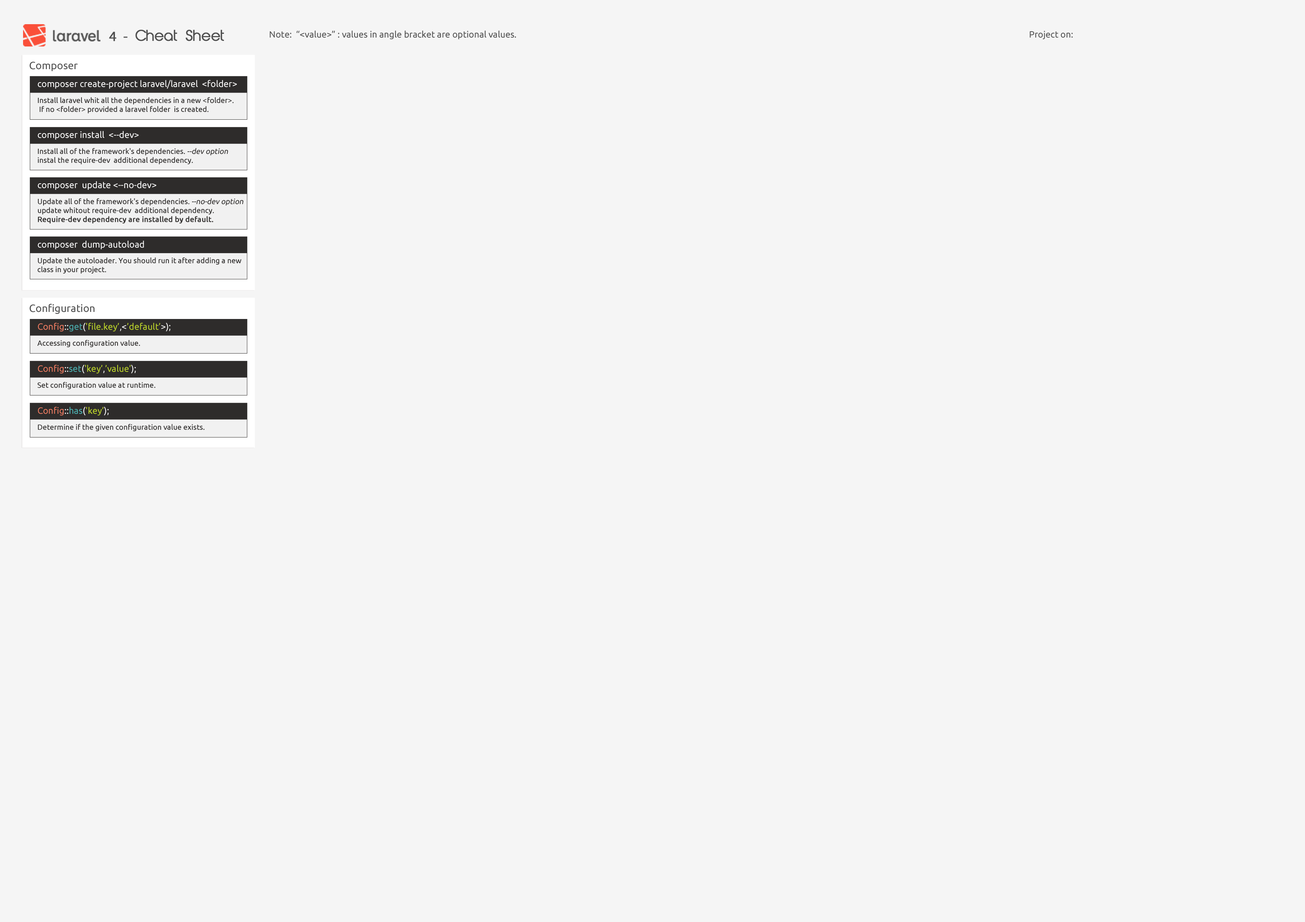
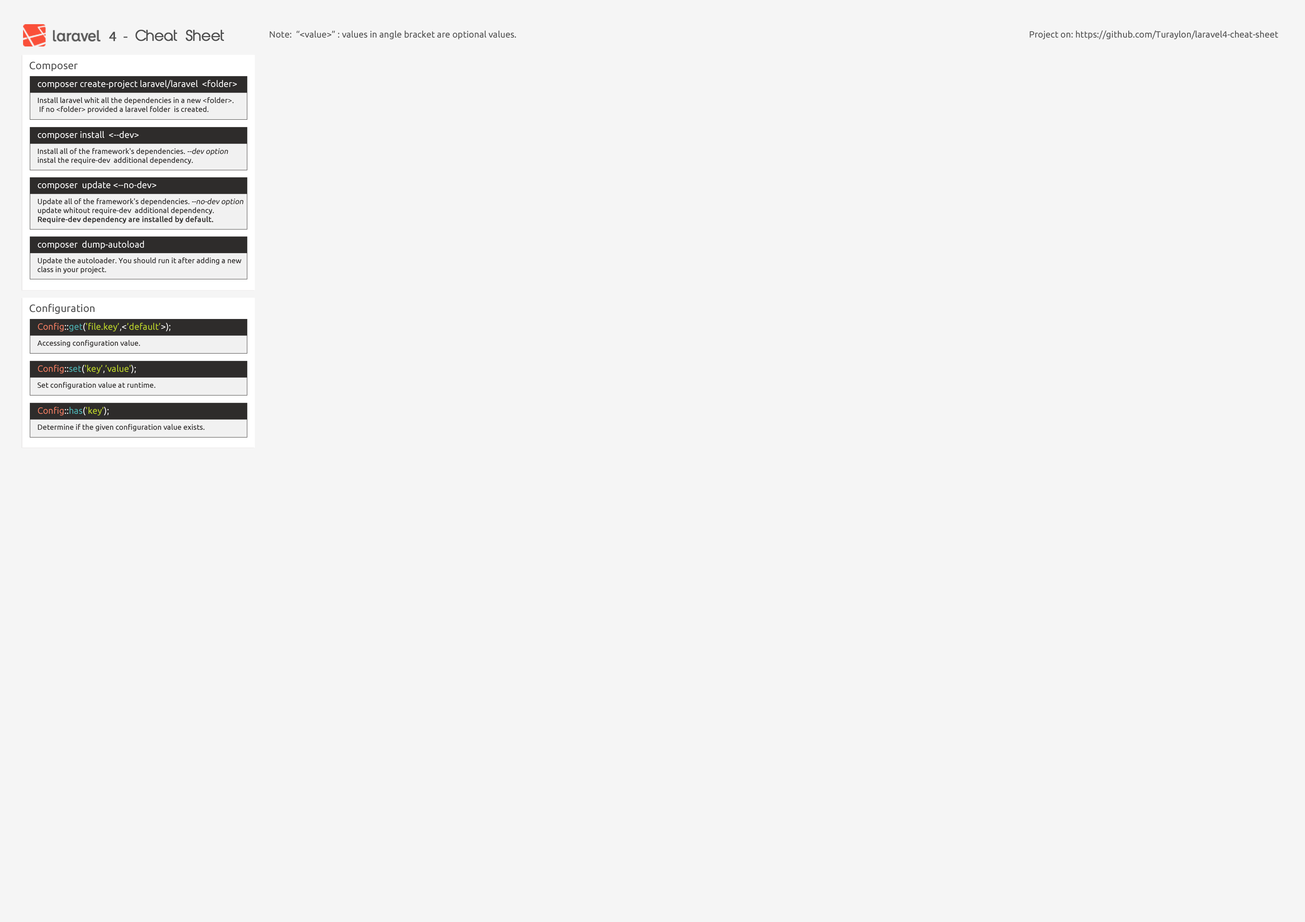
Two versions of the same layered image (1305 × 922). Layer-by-layer changes:
renamed "Project on:" to "Project on: https://github.com/Turaylon/laravel4-cheat-sheet", painted on it over (1075, 30, 1278, 40)
